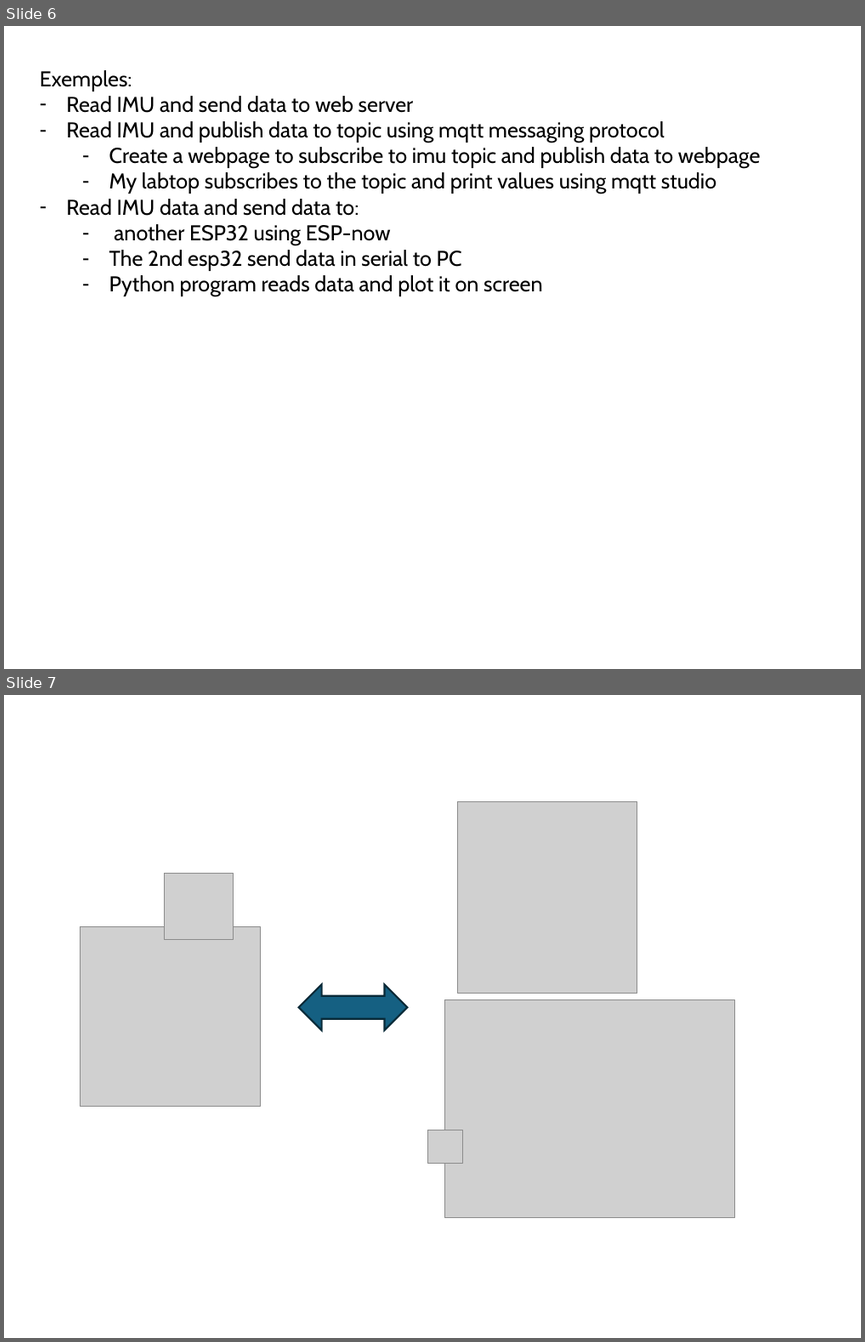
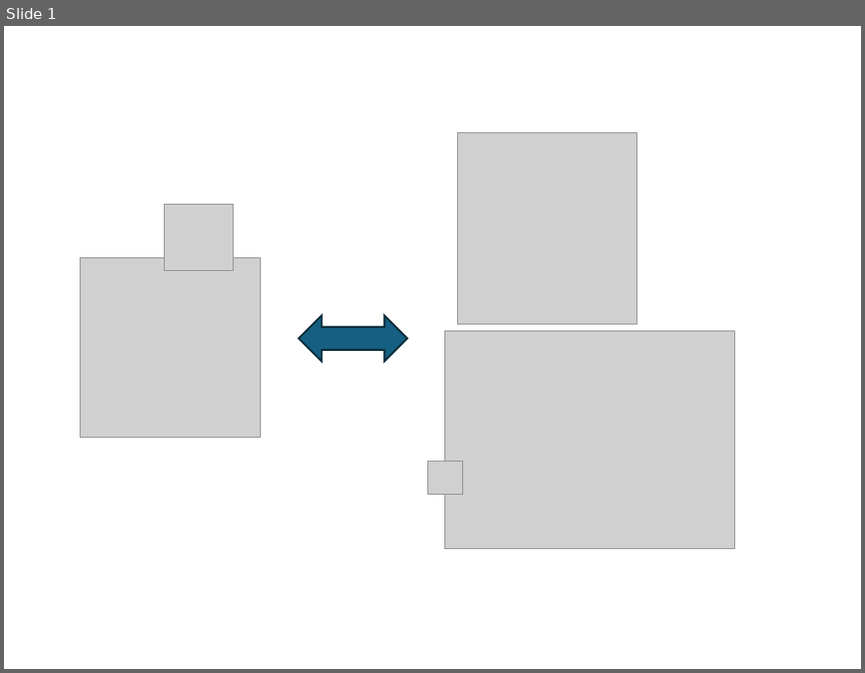
Before and after one commit to tduranf/VScode_Arduino_ESP32, a slide deck: Doc/ESP32.pptx. Shown one above the other, each under a label of ours: slides 6 and 7 before the commit, slide 1 after it. The pictures are 865x1342 and 865x673 pixels, drawn with LibreOffice and Linux fonts; fonts in the diff are those of the drawing; grey boxes stand for pictures. Boxes give left, top, right and bottom in pixels: in the first picture for what was removed or moved away, otherwise in the second. Text is boxed around its words. In the diff, an @@ line names an element or a change of style, - is before the commit and + after.

```diff
--- a/Doc/ESP32.pptx
+++ b/Doc/ESP32.pptx
@@ slide 6 removed at box(4, 26, 861, 669), background #FFFFFF @@
@@ text removed at box(40, 70, 760, 297) @@
-Exemples:
-– Read IMU and send data to web server
-– Read IMU and publish data to topic using mqtt messaging protocol
-  – Create a webpage to subscribe to imu topic and publish data to webpage
-  – My labtop subscribes to the topic and print values using mqtt studio
-– Read IMU data and send data to:
-  – another ESP32 using ESP-now
-  – The 2nd esp32 send data in serial to PC
-  – Python program reads data and plot it on screen
@@ what was slide 7 is now slide 1 @@
```
Also in this commit, not shown: 5 other slides removed.
